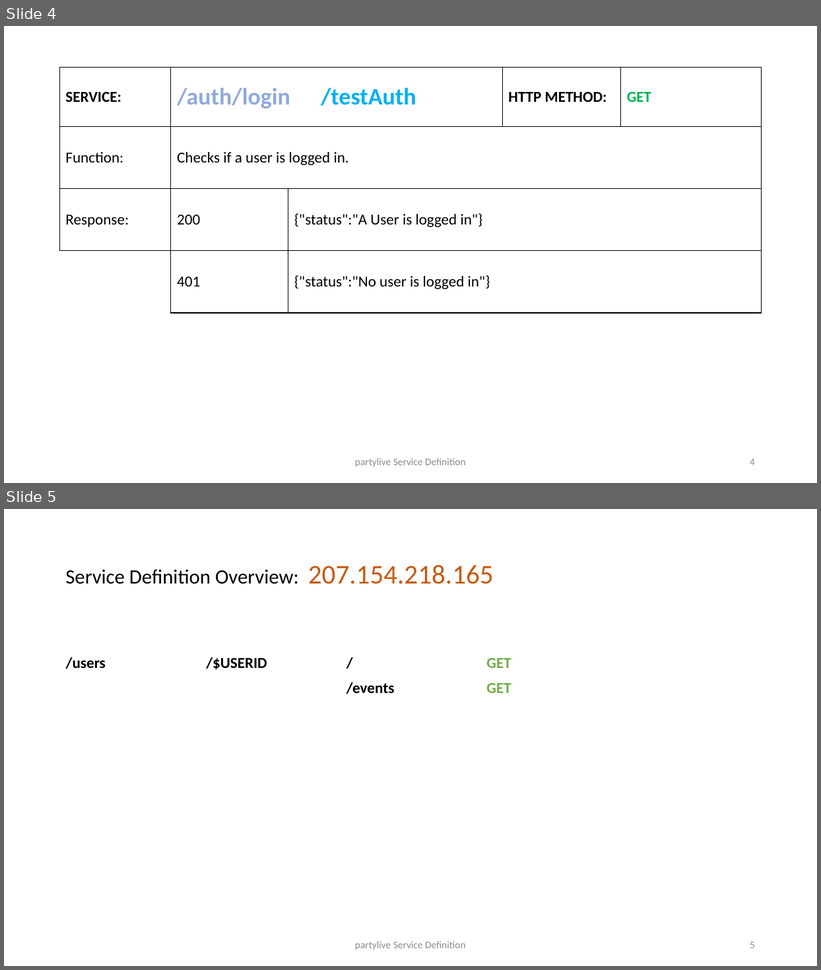
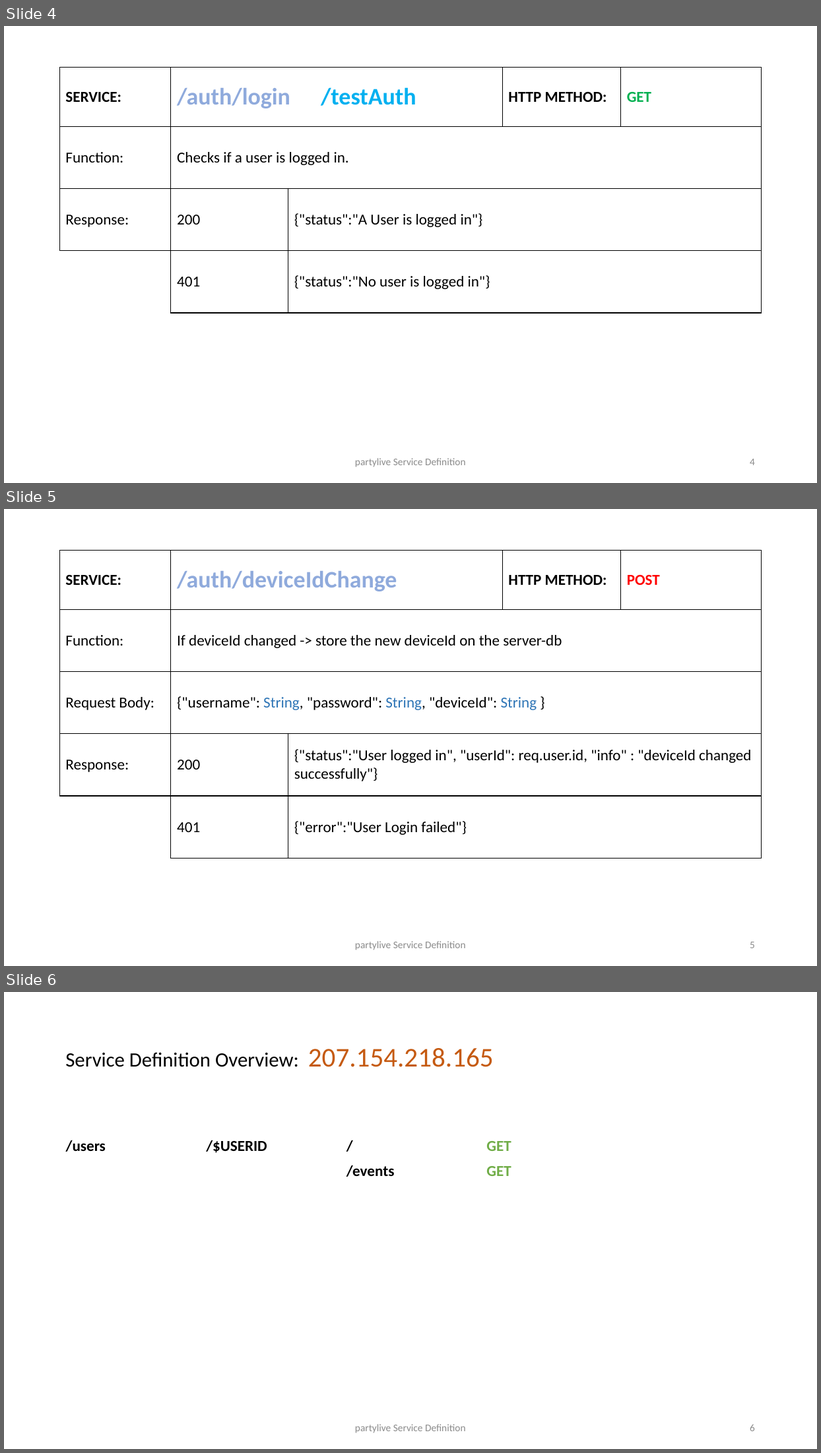
Before and after one commit to mschlechtinger/partylive, a slide deck: Service Definition.pptx. Shown one above the other, each under a label of ours: slides 4 and 5 before the commit, slides 4, 5 and 6 after it. The pictures are 821x970 and 821x1453 pixels, drawn with LibreOffice and Linux fonts; fonts in the diff are those of the drawing. Boxes give left, top, right and bottom in pixels: in the first picture for what was removed or moved away, otherwise in the second. Text is boxed around its words. In the diff, an @@ line names an element or a change of style, - is before the commit and + after.

Commit message:
created new route (.../auth/deviceIdChanged), changed Service Definition, added deviceId to .../auth/register, added new route to index.js, bug-fix in .../events/allEvents

```diff
--- a/Service Definition.pptx
+++ b/Service Definition.pptx
@@ slide 5 added at [4,509,817,966], background #FFFFFF @@
@@ table added at [59,551,761,859], 5 rows, 6 columns @@
+SERVICE: | /auth/deviceIdChange |  |  | HTTP METHOD: | POST
+Function: | If deviceId changed -> store the new deviceId on the server-db |  |  |  | 
+Request Body: | {"username": String, "password": String, "deviceId": String } |  |  |  | 
+Response: | 200 | {"status":"User logged in", "userId": req.user.id, "info" : "deviceId changed successfully"} |  |  | 
+ | 401 | {"error":"User Login failed"} |  |  | 
@@ text added at [355,941,465,951], 12 pt, text #8C8C8C @@
+partylive Service Definition
@@ page number added at [750,942,755,949], 12 pt, text #8C8C8C @@
+5
@@ what was slide 5 is now slide 6 @@
@@ page number at [750,1424,755,1432]: text changed @@
-5
+6
```
Also in this commit, not shown: 2 slides changed, 4 other files.
